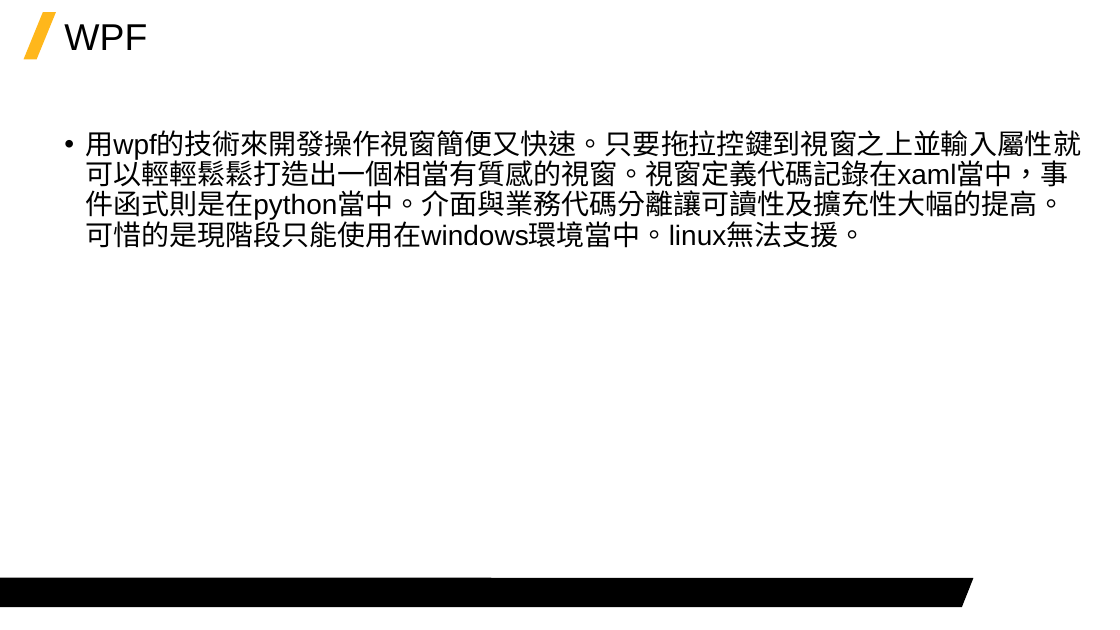
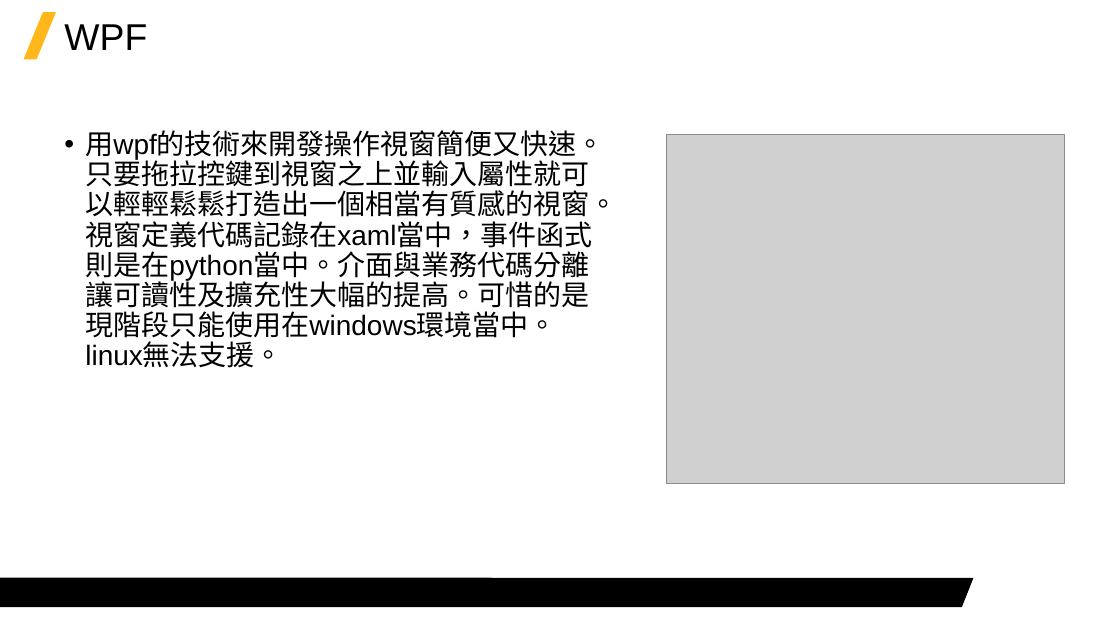
Before and after one commit to Jerrick-cheng/AEDT-Automation-Camp, a slide deck: slide 7 of 上課教材/Week5.pptx (slide 8 before the commit). Drawn at 1120x630 pixels with LibreOffice and Linux fonts; fonts in the diff are those of the drawing; grey boxes stand for pictures; background and template pictures are left out. Boxes give left, top, right and bottom in pixels: in the first picture for what was removed or moved away, otherwise in the second. Text is boxed around its words. In the diff, an @@ line names an element or a change of style, - is before the commit and + after.

```diff
--- a/上課教材/Week5.pptx
+++ b/上課教材/Week5.pptx
@@ text "用wpf的技術來開發操作視窗簡便又快速。只要拖拉控鍵到視窗之上並輸入屬性就可以輕輕鬆鬆打造出一個相當有質感的視窗。視窗定 ..." rewrapped from [85, 130, 1081, 248] to [85, 130, 617, 368] @@
@@ picture added at [667, 134, 1065, 484] @@
```
Also in this commit, not shown: 6 other slides changed, 2 slides added, 1 slide removed, 1 other file.
